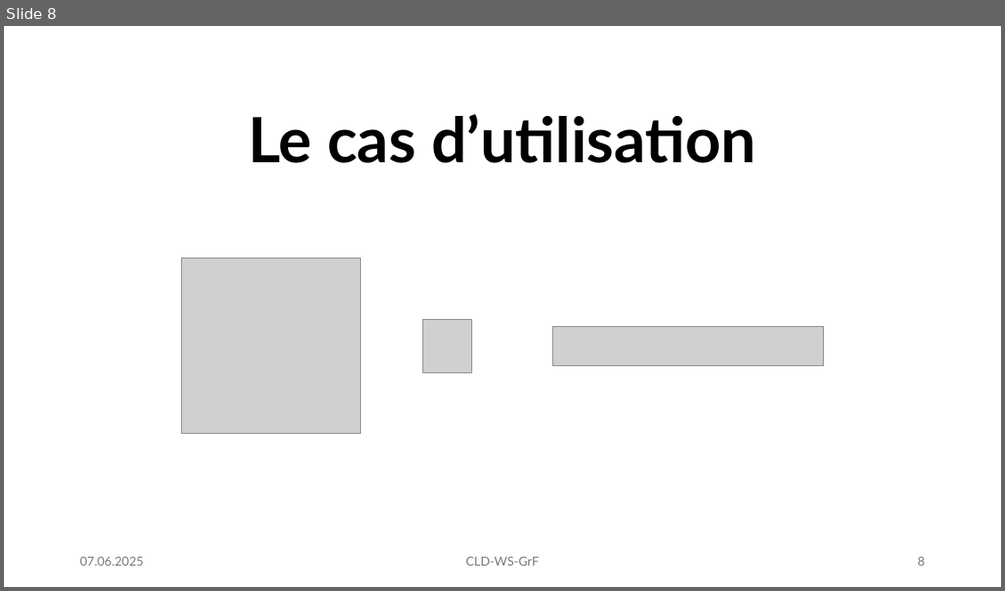
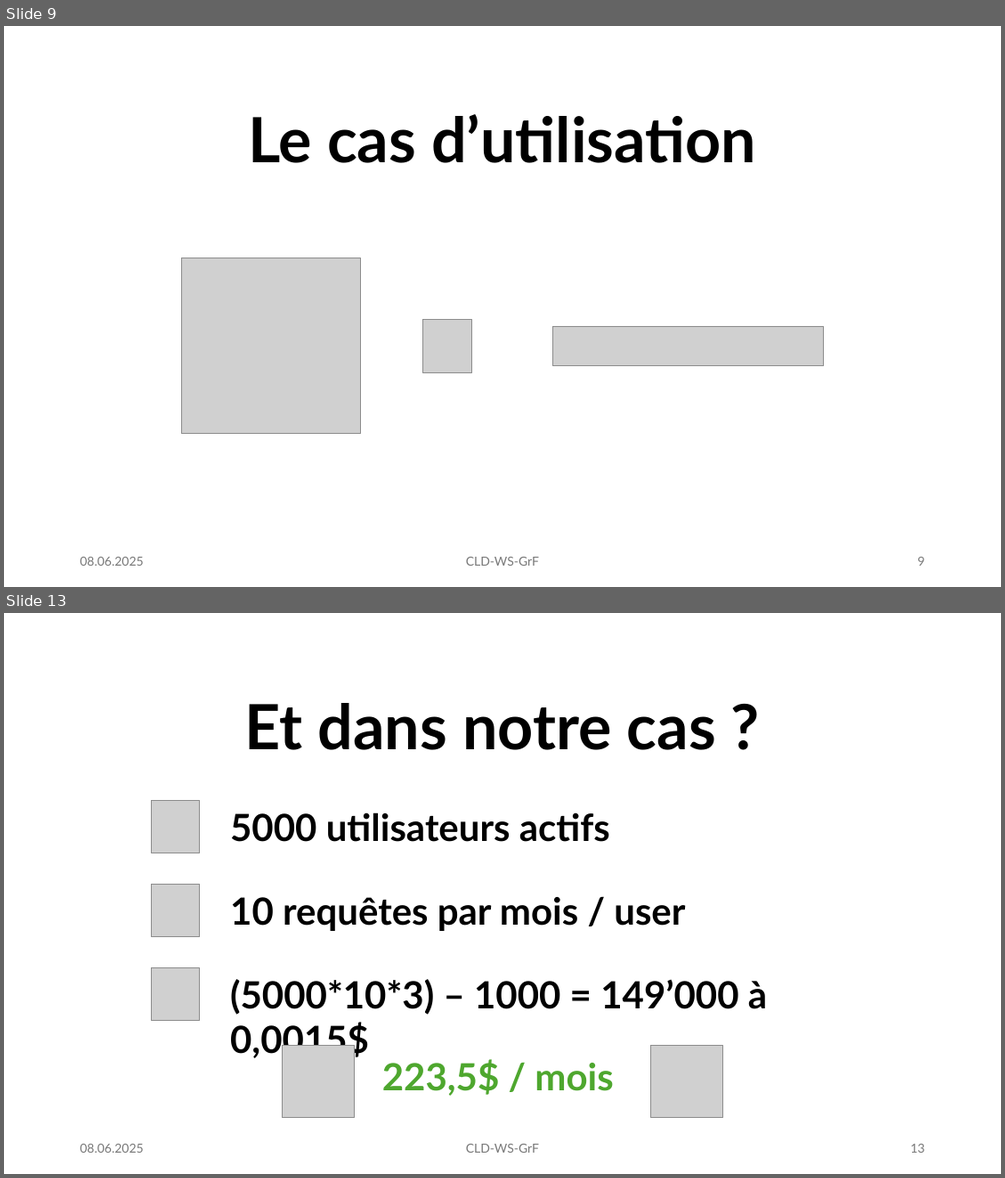
Before and after one commit to ismaelgiovannetti/CLD-WS-GrF, a slide deck: presentation.pptx. Shown one above the other, each under a label of ours: slide 8 before the commit, slides 9 and 13 after it; the slides between them are not shown. The pictures are 1005x591 and 1005x1178 pixels, drawn with LibreOffice and Linux fonts; fonts in the diff are those of the drawing; grey boxes stand for pictures. Boxes give left, top, right and bottom in pixels: in the first picture for what was removed or moved away, otherwise in the second. Text is boxed around its words. In the diff, an @@ line names an element or a change of style, - is before the commit and + after.

```diff
--- a/presentation.pptx
+++ b/presentation.pptx
@@ slide 13 added at (x1=4, y1=613, x2=1001, y2=1174), background #FFFFFF @@
@@ text added at (x1=245, y1=703, x2=716, y2=750), 60 pt, text #000000, bold @@
+Et dans notre cas ?
@@ group added at (x1=152, y1=800, x2=767, y2=1060): 3 texts, 3 pictures @@
+5000 utilisateurs actifs
+10 requêtes par mois / user
+(5000*10*3) – 1000 = 149’000 à 0,0015$
@@ picture added at (x1=283, y1=1046, x2=354, y2=1117) @@
@@ text added at (x1=382, y1=1059, x2=613, y2=1095), 36 pt, text #4EA72E, bold @@
+223,5$ / mois
@@ picture added at (x1=651, y1=1046, x2=722, y2=1117) @@
@@ text added at (x1=80, y1=1143, x2=143, y2=1152), 12 pt, text #797979 @@
+08.06.2025
@@ text added at (x1=466, y1=1143, x2=539, y2=1152), 12 pt, text #797979 @@
+CLD-WS-GrF
@@ page number added at (x1=910, y1=1143, x2=924, y2=1152), 12 pt, text #797979 @@
+13
@@ what was slide 8 is now slide 9 @@
@@ slide 9 changed as well @@
@@ text at (x1=80, y1=556, x2=143, y2=565): text changed @@
-07.06.2025
+08.06.2025
@@ page number at (x1=917, y1=556, x2=924, y2=565): text changed @@
-8
+9
```
Also in this commit, not shown: 7 other slides changed, 5 other slides added.
